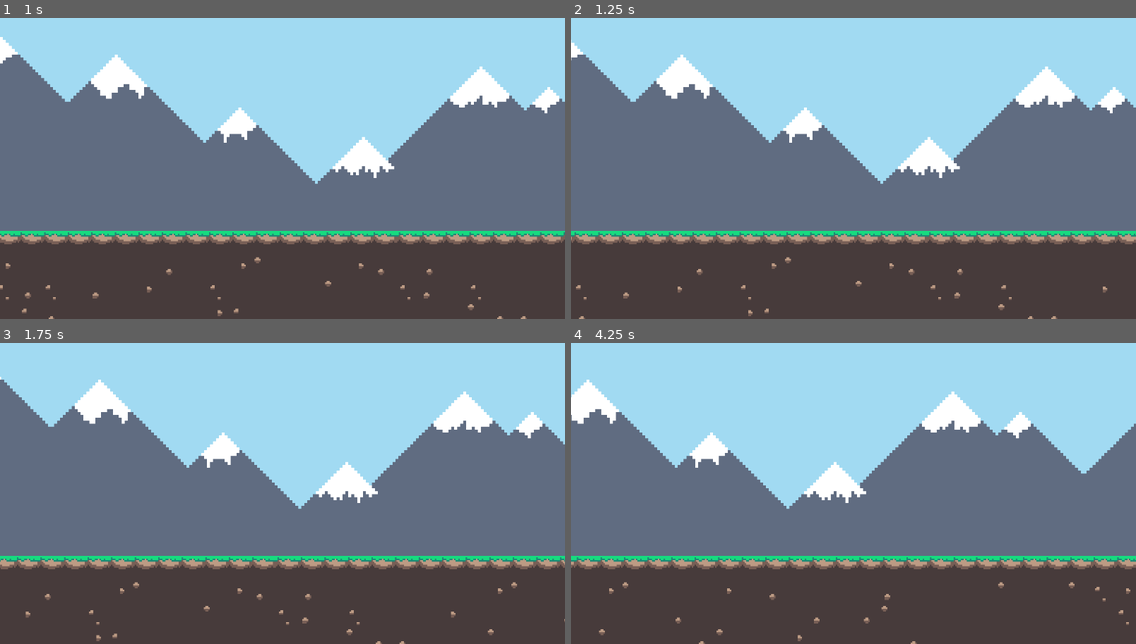
Above: before the commit, frames 1-4 (two rows, left to right).
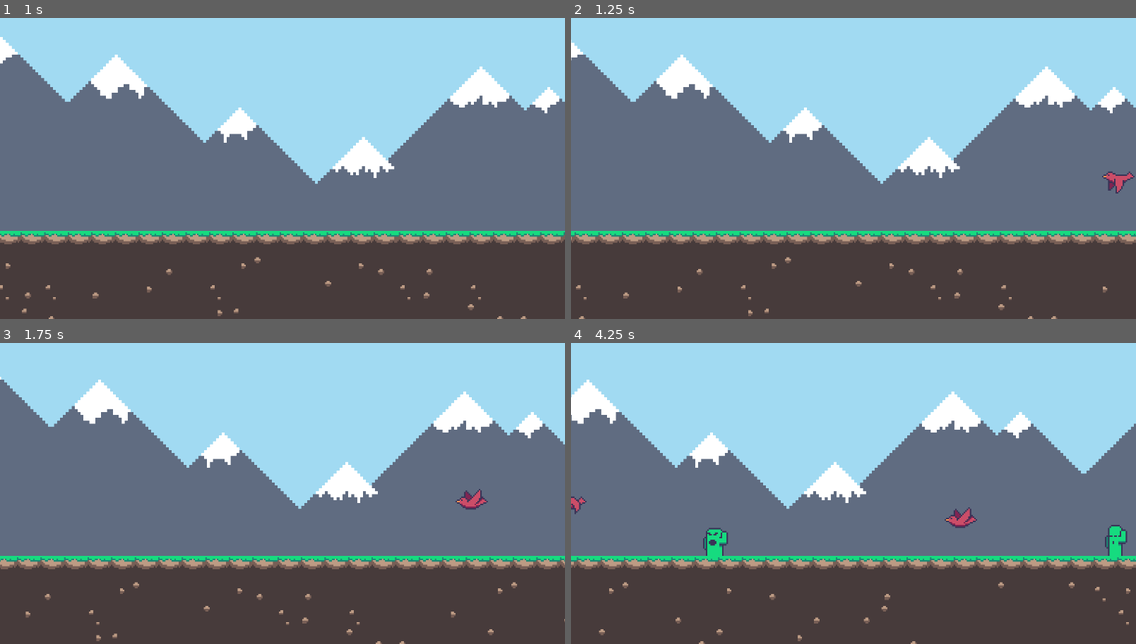
Above: after the commit, the same moments.

Repository: HmiaoH/Dragon
Game: Godot game, scene res://src/Game/game.tscn
The game is run twice, just before and just after one commit, with the same random seed, the same clock (stepped at 60 frames per second) and the same inputs.
Inputs:
- Up to frame 1 (1 s): no input
- Up to frame 2 (1.25 s): no input
- Up to frame 3 (1.75 s): no input
- Up to frame 4 (4.25 s): no input

Frame 1 is identical in both runs. In frame 2, 0.2% of the frame differs, in the area x 94-100%, y 51-59%; in frame 3, 0.2%; in frame 4, 1.0%, in the area x 0-99%, y 51-71%.

Commit message:
Obstacle
障碍物的实现

Diff:
--- /dev/null
+++ b/dragon/dragon/icon.svg
@@ -0,0 +1 @@
+<svg xmlns="http://www.w3.org/2000/svg" width="128" height="128"><rect width="124" height="124" x="2" y="2" fill="#363d52" stroke="#212532" stroke-width="4" rx="14"/><g fill="#fff" transform="translate(12.322 12.322)scale(.101)"><path d="M105 673v33q407 354 814 0v-33z"/><path fill="#478cbf" d="m105 673 152 14q12 1 15 14l4 67 132 10 8-61q2-11 15-15h162q13 4 15 15l8 61 132-10 4-67q3-13 15-14l152-14V427q30-39 56-81-35-59-83-108-43 20-82 47-40-37-88-64 7-51 8-102-59-28-123-42-26 43-46 89-49-7-98 0-20-46-46-89-64 14-123 42 1 51 8 102-48 27-88 64-39-27-82-47-48 49-83 108 26 42 56 81zm0 33v39c0 276 813 276 814 0v-39l-134 12-5 69q-2 10-14 13l-162 11q-12 0-16-11l-10-65H446l-10 65q-4 11-16 11l-162-11q-12-3-14-13l-5-69z"/><path d="M483 600c0 34 58 34 58 0v-86c0-34-58-34-58 0z"/><circle cx="725" cy="526" r="90"/><circle cx="299" cy="526" r="90"/></g><g fill="#414042" transform="translate(12.322 12.322)scale(.101)"><circle cx="307" cy="532" r="60"/><circle cx="717" cy="532" r="60"/></g></svg>
--- /dev/null
+++ b/dragon/dragon/project.godot
@@ -0,0 +1,15 @@
+; Engine configuration file.
+; It's best edited using the editor UI and not directly,
+; since the parameters that go here are not all obvious.
+;
+; Format:
+;   [section] ; section goes between []
+;   param=value ; assign values to parameters
+
+config_version=5
+
+[application]
+
+config/name="Dragon"
+config/features=PackedStringArray("4.4", "Forward Plus")
+config/icon="res://icon.svg"
--- /dev/null
+++ b/dragon/icon.svg
@@ -0,0 +1 @@
+<svg xmlns="http://www.w3.org/2000/svg" width="128" height="128"><rect width="124" height="124" x="2" y="2" fill="#363d52" stroke="#212532" stroke-width="4" rx="14"/><g fill="#fff" transform="translate(12.322 12.322)scale(.101)"><path d="M105 673v33q407 354 814 0v-33z"/><path fill="#478cbf" d="m105 673 152 14q12 1 15 14l4 67 132 10 8-61q2-11 15-15h162q13 4 15 15l8 61 132-10 4-67q3-13 15-14l152-14V427q30-39 56-81-35-59-83-108-43 20-82 47-40-37-88-64 7-51 8-102-59-28-123-42-26 43-46 89-49-7-98 0-20-46-46-89-64 14-123 42 1 51 8 102-48 27-88 64-39-27-82-47-48 49-83 108 26 42 56 81zm0 33v39c0 276 813 276 814 0v-39l-134 12-5 69q-2 10-14 13l-162 11q-12 0-16-11l-10-65H446l-10 65q-4 11-16 11l-162-11q-12-3-14-13l-5-69z"/><path d="M483 600c0 34 58 34 58 0v-86c0-34-58-34-58 0z"/><circle cx="725" cy="526" r="90"/><circle cx="299" cy="526" r="90"/></g><g fill="#414042" transform="translate(12.322 12.322)scale(.101)"><circle cx="307" cy="532" r="60"/><circle cx="717" cy="532" r="60"/></g></svg>
--- /dev/null
+++ b/dragon/project.godot
@@ -0,0 +1,15 @@
+; Engine configuration file.
+; It's best edited using the editor UI and not directly,
+; since the parameters that go here are not all obvious.
+;
+; Format:
+;   [section] ; section goes between []
+;   param=value ; assign values to parameters
+
+config_version=5
+
+[application]
+
+config/name="Dragon"
+config/features=PackedStringArray("4.4", "Forward Plus")
+config/icon="res://icon.svg"
--- /dev/null
+++ b/icon.svg
@@ -0,0 +1 @@
+<svg xmlns="http://www.w3.org/2000/svg" width="128" height="128"><rect width="124" height="124" x="2" y="2" fill="#363d52" stroke="#212532" stroke-width="4" rx="14"/><g fill="#fff" transform="translate(12.322 12.322)scale(.101)"><path d="M105 673v33q407 354 814 0v-33z"/><path fill="#478cbf" d="m105 673 152 14q12 1 15 14l4 67 132 10 8-61q2-11 15-15h162q13 4 15 15l8 61 132-10 4-67q3-13 15-14l152-14V427q30-39 56-81-35-59-83-108-43 20-82 47-40-37-88-64 7-51 8-102-59-28-123-42-26 43-46 89-49-7-98 0-20-46-46-89-64 14-123 42 1 51 8 102-48 27-88 64-39-27-82-47-48 49-83 108 26 42 56 81zm0 33v39c0 276 813 276 814 0v-39l-134 12-5 69q-2 10-14 13l-162 11q-12 0-16-11l-10-65H446l-10 65q-4 11-16 11l-162-11q-12-3-14-13l-5-69z"/><path d="M483 600c0 34 58 34 58 0v-86c0-34-58-34-58 0z"/><circle cx="725" cy="526" r="90"/><circle cx="299" cy="526" r="90"/></g><g fill="#414042" transform="translate(12.322 12.322)scale(.101)"><circle cx="307" cy="532" r="60"/><circle cx="717" cy="532" r="60"/></g></svg>
--- a/src/Game/game.tscn
+++ b/src/Game/game.tscn
@@ -1,9 +1,10 @@
-[gd_scene load_steps=5 format=3 uid="uid://cvwq6sdfu75wx"]
+[gd_scene load_steps=6 format=3 uid="uid://cvwq6sdfu75wx"]
 
 [ext_resource type="Script" uid="uid://n5y541a8ol2v" path="res://src/Game/game_manager.gd" id="1_bob6j"]
 [ext_resource type="PackedScene" uid="uid://c23tf1kd130ve" path="res://src/TileAndBackground/bg_animation.tscn" id="1_sag4g"]
 [ext_resource type="Script" uid="uid://c4y2w728npvcr" path="res://src/World/world.gd" id="2_bob6j"]
 [ext_resource type="PackedScene" uid="uid://bqgiljccwnkem" path="res://src/TileAndBackground/tile_animation.tscn" id="2_k6qo2"]
+[ext_resource type="PackedScene" uid="uid://nskay4ns0xgx" path="res://src/Obstacle/obstacle_manager.tscn" id="5_3s8ir"]
 
 [node name="Game" type="Node2D"]
 script = ExtResource("1_bob6j")
@@ -20,6 +21,8 @@
 [node name="ChangeState" type="Timer" parent="World"]
 autostart = true
 
+[node name="ObstacleManager" parent="World" instance=ExtResource("5_3s8ir")]
+
 [node name="GUI" type="Control" parent="."]
 layout_mode = 3
 anchors_preset = 0
--- /dev/null
+++ b/src/Obstacle/bird.gd
@@ -0,0 +1,19 @@
+class_name Bird
+extends Area2D
+
+
+@export var speed = -100
+const  MAX_SPEED: int = -200
+
+func _physics_process(delta: float) -> void:
+
+	# 示例：左右移动 + 上下浮动
+	position += Vector2(speed , 0) * delta
+
+	#position.y += sin(Time.get_ticks_msec() / 500) * 2  # 简单上下浮动
+
+	if position.x < -204:
+		queue_free()
+
+func change_speed(change_value: int = 10) -> void:
+	speed = clampi(speed - change_value, MAX_SPEED, speed)
--- /dev/null
+++ b/src/Obstacle/bird.tscn
@@ -0,0 +1,64 @@
+[gd_scene load_steps=9 format=3 uid="uid://4anjfac020w1"]
+
+[ext_resource type="Texture2D" uid="uid://cv2hywax5n6wi" path="res://assets/Sprites/Enemies/bird.png" id="1_5nkpl"]
+[ext_resource type="Script" uid="uid://lfqo4ydx21fq" path="res://src/Obstacle/bird.gd" id="1_evqtb"]
+
+[sub_resource type="AtlasTexture" id="AtlasTexture_evqtb"]
+atlas = ExtResource("1_5nkpl")
+region = Rect2(0, 0, 32, 32)
+
+[sub_resource type="AtlasTexture" id="AtlasTexture_6quwp"]
+atlas = ExtResource("1_5nkpl")
+region = Rect2(32, 0, 32, 32)
+
+[sub_resource type="AtlasTexture" id="AtlasTexture_llkxn"]
+atlas = ExtResource("1_5nkpl")
+region = Rect2(64, 0, 32, 32)
+
+[sub_resource type="AtlasTexture" id="AtlasTexture_0co04"]
+atlas = ExtResource("1_5nkpl")
+region = Rect2(96, 0, 32, 32)
+
+[sub_resource type="SpriteFrames" id="SpriteFrames_yskeu"]
+animations = [{
+"frames": [{
+"duration": 1.0,
+"texture": SubResource("AtlasTexture_evqtb")
+}, {
+"duration": 1.0,
+"texture": SubResource("AtlasTexture_6quwp")
+}, {
+"duration": 1.0,
+"texture": SubResource("AtlasTexture_llkxn")
+}, {
+"duration": 1.0,
+"texture": SubResource("AtlasTexture_0co04")
+}],
+"loop": true,
+"name": &"default",
+"speed": 7.0
+}]
+
+[sub_resource type="CapsuleShape2D" id="CapsuleShape2D_5nkpl"]
+radius = 6.00512
+height = 21.9997
+
+[node name="Bird" type="Area2D"]
+script = ExtResource("1_evqtb")
+
+[node name="AnimatedSprite2D" type="AnimatedSprite2D" parent="."]
+position = Vector2(1, 0)
+sprite_frames = SubResource("SpriteFrames_yskeu")
+autoplay = "default"
+frame_progress = 0.450479
+
+[node name="CollisionShape2D" type="CollisionShape2D" parent="."]
+position = Vector2(1, 0)
+rotation = 1.576
+shape = SubResource("CapsuleShape2D_5nkpl")
+
+[node name="Timer" type="Timer" parent="."]
+wait_time = 0.6
+autostart = true
+
+[connection signal="timeout" from="Timer" to="." method="change_speed"]
--- /dev/null
+++ b/src/Obstacle/cactus.gd
@@ -0,0 +1,25 @@
+class_name Cactus
+extends Area2D
+
+@export var speed = -100
+const  MAX_SPEED: int = -200
+
+func _physics_process(delta: float) -> void:
+
+	# 示例：左右移动 + 上下浮动
+	position += Vector2(speed , 0) * delta
+
+	#position.y += sin(Time.get_ticks_msec() / 500) * 2  # 简单上下浮动
+
+	if position.x < -204:
+		queue_free()
+
+func change_speed(change_value: int = 10) -> void:
+	speed = clampi(speed - change_value, MAX_SPEED, speed)
+
+
+
+
+func _on_body_entered(body: Node2D) -> void:
+	if body.is_in_group("Player"): #考虑到小恐龙player不止一个，到时候记得将玩家分组
+		print("仙人掌撞到玩家！")
--- /dev/null
+++ b/src/Obstacle/cactus.tscn
@@ -0,0 +1,77 @@
+[gd_scene load_steps=11 format=3 uid="uid://xox3qe1gi22b"]
+
+[ext_resource type="Texture2D" uid="uid://bvexe04knvo26" path="res://assets/Sprites/Enemies/cactus.png" id="1_deafg"]
+[ext_resource type="Script" uid="uid://c1jcnusn7erlv" path="res://src/Obstacle/cactus.gd" id="1_m23xe"]
+
+[sub_resource type="AtlasTexture" id="AtlasTexture_m23xe"]
+atlas = ExtResource("1_deafg")
+region = Rect2(0, 0, 32, 32)
+
+[sub_resource type="AtlasTexture" id="AtlasTexture_76dkf"]
+atlas = ExtResource("1_deafg")
+region = Rect2(32, 0, 32, 32)
+
+[sub_resource type="AtlasTexture" id="AtlasTexture_gu8r4"]
+atlas = ExtResource("1_deafg")
+region = Rect2(64, 0, 32, 32)
+
+[sub_resource type="AtlasTexture" id="AtlasTexture_mr5cr"]
+atlas = ExtResource("1_deafg")
+region = Rect2(96, 0, 32, 32)
+
+[sub_resource type="AtlasTexture" id="AtlasTexture_lnqv0"]
+atlas = ExtResource("1_deafg")
+region = Rect2(128, 0, 32, 32)
+
+[sub_resource type="AtlasTexture" id="AtlasTexture_7sjk4"]
+atlas = ExtResource("1_deafg")
+region = Rect2(160, 0, 32, 32)
+
+[sub_resource type="SpriteFrames" id="SpriteFrames_rqhdi"]
+animations = [{
+"frames": [{
+"duration": 1.0,
+"texture": SubResource("AtlasTexture_m23xe")
+}, {
+"duration": 1.0,
+"texture": SubResource("AtlasTexture_76dkf")
+}, {
+"duration": 1.0,
+"texture": SubResource("AtlasTexture_gu8r4")
+}, {
+"duration": 1.0,
+"texture": SubResource("AtlasTexture_mr5cr")
+}, {
+"duration": 1.0,
+"texture": SubResource("AtlasTexture_lnqv0")
+}, {
+"duration": 1.0,
+"texture": SubResource("AtlasTexture_7sjk4")
+}],
+"loop": true,
+"name": &"default",
+"speed": 7.0
+}]
+
+[sub_resource type="RectangleShape2D" id="RectangleShape2D_5b5k8"]
+size = Vector2(15, 22)
+
+[node name="Cactus" type="Area2D"]
+script = ExtResource("1_m23xe")
+
+[node name="AnimatedSprite2D" type="AnimatedSprite2D" parent="."]
+sprite_frames = SubResource("SpriteFrames_rqhdi")
+autoplay = "default"
+frame = 5
+frame_progress = 0.942785
+
+[node name="CollisionShape2D" type="CollisionShape2D" parent="."]
+position = Vector2(-0.5, 5)
+shape = SubResource("RectangleShape2D_5b5k8")
+
+[node name="Timer" type="Timer" parent="."]
+wait_time = 0.3
+autostart = true
+
+[connection signal="body_entered" from="." to="." method="_on_body_entered"]
+[connection signal="timeout" from="Timer" to="." method="change_speed"]
--- /dev/null
+++ b/src/Obstacle/obstacle_manager.gd
@@ -0,0 +1,47 @@
+
+extends Node2D
+
+# 1. 关联预制体（在编辑器里拖进去！）
+@export var cactus_scene: PackedScene  # 关联 Cactus.tscn
+@export var bird_scene: PackedScene    # 关联 Bird.tscn
+
+# 2. 障碍物容器（方便管理生成的障碍物）
+@onready var obstacle_container: Node2D = $ObstacleContainer
+
+# 3. 障碍物数组（对应思维导图里的“障碍物(数组)”）
+var obstacles = []
+
+func _ready():
+	# 初始化：把预制体存入数组（方便 pick_random 随机选）
+	obstacles.append(cactus_scene)
+	obstacles.append(bird_scene)
+
+	# 可选：自动开始生成障碍物（也可以用定时器或游戏事件触发）
+
+
+# 4. 随机选障碍物并生成
+func _generate_obstacle():
+	# 随机选预制体
+	var random_obstacle = obstacles.pick_random()
+
+	# 生成节点
+	var obstacle = random_obstacle.instantiate()
+	obstacle_container.add_child(obstacle)
+
+	if random_obstacle == bird_scene: #如果预制体是鸟的话…………
+	# 初始化位置（比如从屏幕右侧外生成）
+		obstacle.position = Vector2(204, randf_range(-5, 32))  # 随机高度
+	else :
+		obstacle.position = Vector2(204, 32)
+
+
+
+
+
+
+# 6. 碰撞检测（如果用全局 HitBox）
+func _on_hit_box_area_entered(area):
+	# area 是触发碰撞的节点（比如玩家）
+	if area.is_in_group("Player"):
+		print("撞到障碍物！")
+		# 这里写碰撞逻辑：扣血、游戏结束等
--- /dev/null
+++ b/src/Obstacle/obstacle_manager.tscn
@@ -0,0 +1,17 @@
+[gd_scene load_steps=4 format=3 uid="uid://nskay4ns0xgx"]
+
+[ext_resource type="Script" uid="uid://d4hjoxptkw3tv" path="res://src/Obstacle/obstacle_manager.gd" id="1_71nrw"]
+[ext_resource type="PackedScene" uid="uid://xox3qe1gi22b" path="res://src/Obstacle/cactus.tscn" id="2_y7nkr"]
+[ext_resource type="PackedScene" uid="uid://4anjfac020w1" path="res://src/Obstacle/bird.tscn" id="3_x661g"]
+
+[node name="ObstacleManager" type="Node2D"]
+script = ExtResource("1_71nrw")
+cactus_scene = ExtResource("2_y7nkr")
+bird_scene = ExtResource("3_x661g")
+
+[node name="ObstacleContainer" type="Node2D" parent="."]
+
+[node name="Timer" type="Timer" parent="."]
+autostart = true
+
+[connection signal="timeout" from="Timer" to="." method="_generate_obstacle"]
--- a/src/TileAndBackground/tile_animation.gd
+++ b/src/TileAndBackground/tile_animation.gd
@@ -1,5 +1,6 @@
 class_name TileAnimation
 extends Node2D
+
 
 @export var animation_speed: int = -100
 
@@ -12,17 +13,18 @@
 var tile_size: int
 
 func _ready() -> void:
-    tile_size = tile_map_layer_1.tile_set.tile_size.x
-    tile_map_layer_size = tile_map_layer_1.get_used_rect().size.x * tile_size
+	tile_size = tile_map_layer_1.tile_set.tile_size.x
+	tile_map_layer_size = tile_map_layer_1.get_used_rect().size.x * tile_size
 
 func _physics_process(delta: float) -> void:
-    tile_map_layer_1.position.x += animation_speed * delta
-    tile_map_layer_2.position.x += animation_speed * delta
+	tile_map_layer_1.position.x += animation_speed * delta
+	tile_map_layer_2.position.x += animation_speed * delta
 
-    if tile_map_layer_1.position.x <= -1 * tile_map_layer_size:
-        tile_map_layer_1.position.x = tile_map_layer_size
-    elif tile_map_layer_2.position.x <= -1 * tile_map_layer_size:
-        tile_map_layer_2.position.x = tile_map_layer_size
+	if tile_map_layer_1.position.x <= -1 * tile_map_layer_size:
+		tile_map_layer_1.position.x = tile_map_layer_size
+	elif tile_map_layer_2.position.x <= -1 * tile_map_layer_size:
+		tile_map_layer_2.position.x = tile_map_layer_size
 
 func change_speed(change_value: int) -> void:
-    animation_speed = clampi(animation_speed - change_value, MAX_SPEED, animation_speed)
+	animation_speed = clampi(animation_speed - change_value, MAX_SPEED, animation_speed)
+	print(animation_speed)
Not shown, added: dragon/dragon/icon.svg.import
Not shown, added: dragon/icon.svg.import
Not shown, added: icon.svg.import
Not shown, added: src/Obstacle/bird.gd.uid
Not shown, added: src/Obstacle/cactus.gd.uid
Not shown, added: src/Obstacle/obstacle_manager.gd.uid
Not shown, added: .editorconfig
Not shown, added: .gitattributes
Not shown, changed: README.md
Not shown, added: dragon/.editorconfig
Not shown, added: dragon/.gitattributes
Not shown, added: dragon/.gitignore
(and 4 more such lines)
